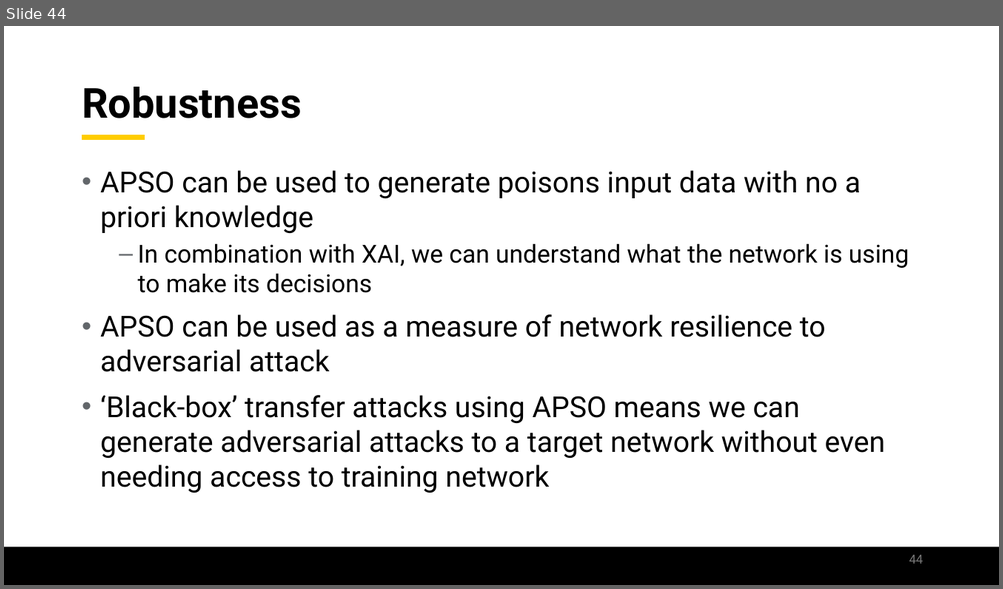
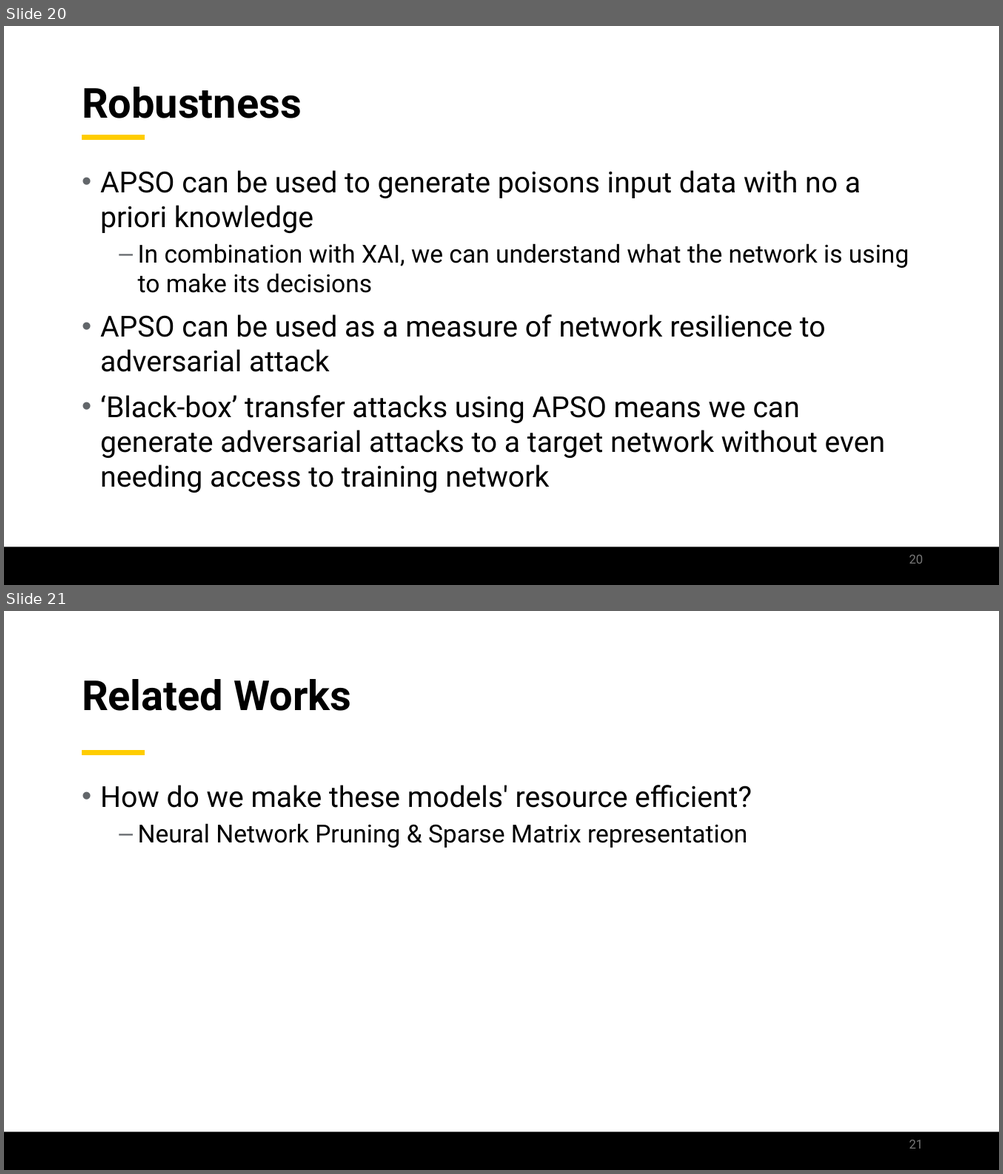
Before and after one commit to jamilgafur/Presentation, a slide deck: Presentation.pptx. Shown one above the other, each under a label of ours: slide 44 before the commit, slides 20 and 21 after it. The pictures are 1003x589 and 1003x1174 pixels, drawn with LibreOffice and Linux fonts; fonts in the diff are those of the drawing; background and template pictures are left out. Boxes give left, top, right and bottom in pixels: in the first picture for what was removed or moved away, otherwise in the second. Text is boxed around its words. In the diff, an @@ line names an element or a change of style, - is before the commit and + after.

```diff
--- a/Presentation.pptx
+++ b/Presentation.pptx
@@ slide 21 added at <box>4,611,999,1170</box>, background #FFFFFF; not listed: 1 template element that a slide beside it also shows @@
@@ text added at <box>82,679,351,711</box>, 40 pt, text #000000, bold @@
+Related Works
@@ line added from (82, 753) to (145, 753), #FFCD00 5 pt @@
@@ text added at <box>100,785,751,848</box>, 24 pt, text #000000 @@
+• How do we make these models' resource efficient?
+  – Neural Network Pruning & Sparse Matrix representation
@@ page number added at <box>909,1140,923,1149</box>, 12 pt, text #797979 @@
+21
@@ what was slide 44 is now slide 20 @@
@@ page number at <box>909,555,923,564</box>: text changed @@
-44
+20
```
Also in this commit, not shown: 16 slides changed, 7 other slides added, 15 slides removed.
